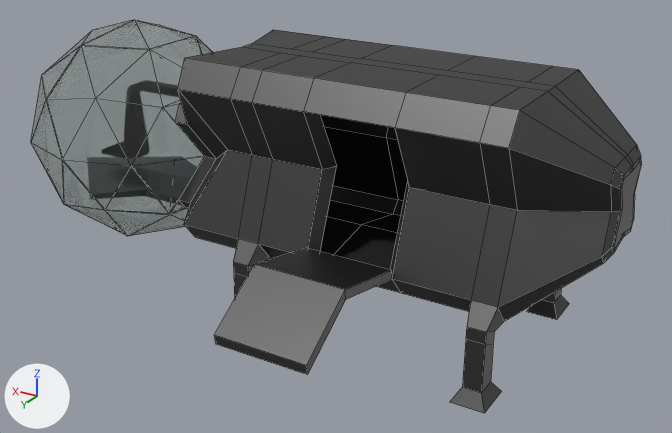
Renders of the Blender file Assets/Player/Ship.blend from each side of a commit.
Camera for both pictures: a 50 mm camera at (-5.73, 6.12, 2.64) aimed at (-2.21, 0.25, -0.3). The lights are fixed; the arrows at lower left show +X, +Y and +Z. Mesh edges are drawn as thin lines.
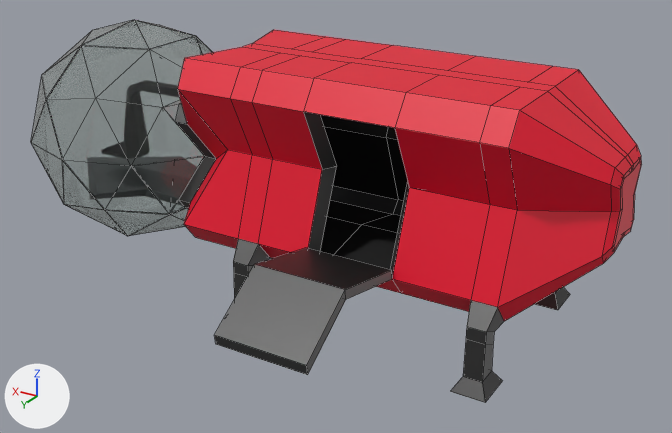
What differs and where, as boxes [x1, y1, x2, y2] in the pictures (672 x 433 px):
'Icosphere', reshaped (8% shorter): before [31, 20, 642, 414]; after [31, 20, 642, 382]
'Icosphere.002', added: after [450, 287, 570, 403]
part 1 of me_icosphere, cut back: [234, 273, 247, 299] in both
part 2 of me_icosphere, cut back: before [526, 288, 569, 320]
part 3 of me_icosphere, cut back: before [450, 340, 502, 414]; after [463, 340, 493, 382]
part 4 of me_icosphere, recoloured (grey to red): [178, 30, 642, 321] in both

Edits to the bpy script that builds the scene:
```text
Add mat_paint:
    mat_paint = principled_material('Paint')
    mat_paint.base_color = (0.8, 0.0, 0.0247)  # red #e7002c
Change me_icosphere:
    used by ob_icosphere; location = (0.0, 0.0, 0.0)
    verts and faces of me_icosphere; kept vertices keep their numbers, new ones are numbered from 496
    before: 404 (-1.62, 0.68, -1.08), 405 (-1.62, 0.86, -1.08), 414 (-1.76, 0.68, -1.08), 415 (-1.76, 0.86, -1.08), 420 (-1.56, 0.61, -1.19)
    before: 421 (-1.56, 0.93, -1.19), 430 (-1.82, 0.61, -1.19), 431 (-1.82, 0.93, -1.19)
    before: 409 (-3.62, -0.86, -1.08), 410 (-3.76, -0.86, -1.08) at pixel (560, 294), 413 (-3.76, -0.68, -1.08) at pixel (553, 303), 417 (-3.62, -0.68, -1.08), 425 (-3.56, -0.93, -1.19)
    before: 426 (-3.82, -0.93, -1.19) at pixel (569, 303), 429 (-3.82, -0.61, -1.19) at pixel (556, 319), 433 (-3.56, -0.61, -1.19) at pixel (526, 311)
    before: 411 (-3.76, 0.68, -1.08) at pixel (490, 381), 412 (-3.76, 0.86, -1.08) at pixel (481, 393), 418 (-3.62, 0.68, -1.08), 419 (-3.62, 0.86, -1.08) at pixel (462, 387), 427 (-3.82, 0.61, -1.19) at pixel (501, 391)
    before: 428 (-3.82, 0.93, -1.19) at pixel (484, 413), 434 (-3.56, 0.61, -1.19), 435 (-3.56, 0.93, -1.19) at pixel (449, 402)
    remove me_icosphere.from_pydata(...)  # 496 vertices, 581 faces; spans x -4.4..0.95, y -1.0..1.0, z -1.19..1.0
    add me_icosphere.from_pydata(...)  # 480 vertices, 565 faces; spans x -4.4..0.95, y -1.0..1.0, z -1.0..1.0
    me_icosphere part 1
    add delete_vertices([420, 421, 430, 431])  # with the faces that use them
    add for i in [404, 405, 414, 415]: verts[i] += (0.0, 0.0, 0.09)
    add faces += [(404, 414, 415, 405)]  # mat_metal (dark grey #5d5d5d)
    me_icosphere part 2
    add delete_vertices([425, 426, 429, 433])  # with the faces that use them
    add for i in [409, 410, 413, 417]: verts[i] += (0.0, 0.0, 0.09)
    add faces += [(409, 410, 413, 417)]  # mat_metal (dark grey #5d5d5d)
    me_icosphere part 3
    add delete_vertices([427, 428, 434, 435])  # with the faces that use them
    add for i in [411, 412, 418, 419]: verts[i] += (0.0, 0.0, 0.09)
    add faces += [(411, 412, 419, 418)]  # mat_metal (dark grey #5d5d5d)
    me_icosphere part 4: 120 faces spanning x -4.4..-0.87, y -0.75..0.75, z -0.63..0.92 switch from mat_metal (dark grey #5d5d5d) to mat_paint (red #e7002c)
Add me_icosphere_002:
    me_icosphere_002.from_pydata(...)  # 32 vertices, 20 faces; spans x -3.82..-1.56, y -0.93..0.93, z -1.1..-0.99
    me_icosphere_002.materials.append(mat_metal)  # dark grey #5d5d5d
Add ob_icosphere_002:
    ob_icosphere_002 = bpy.data.objects.new('Icosphere.002', me_icosphere_002)
    ob_icosphere_002.location = (0.0, 0.0, 0.0)
```
